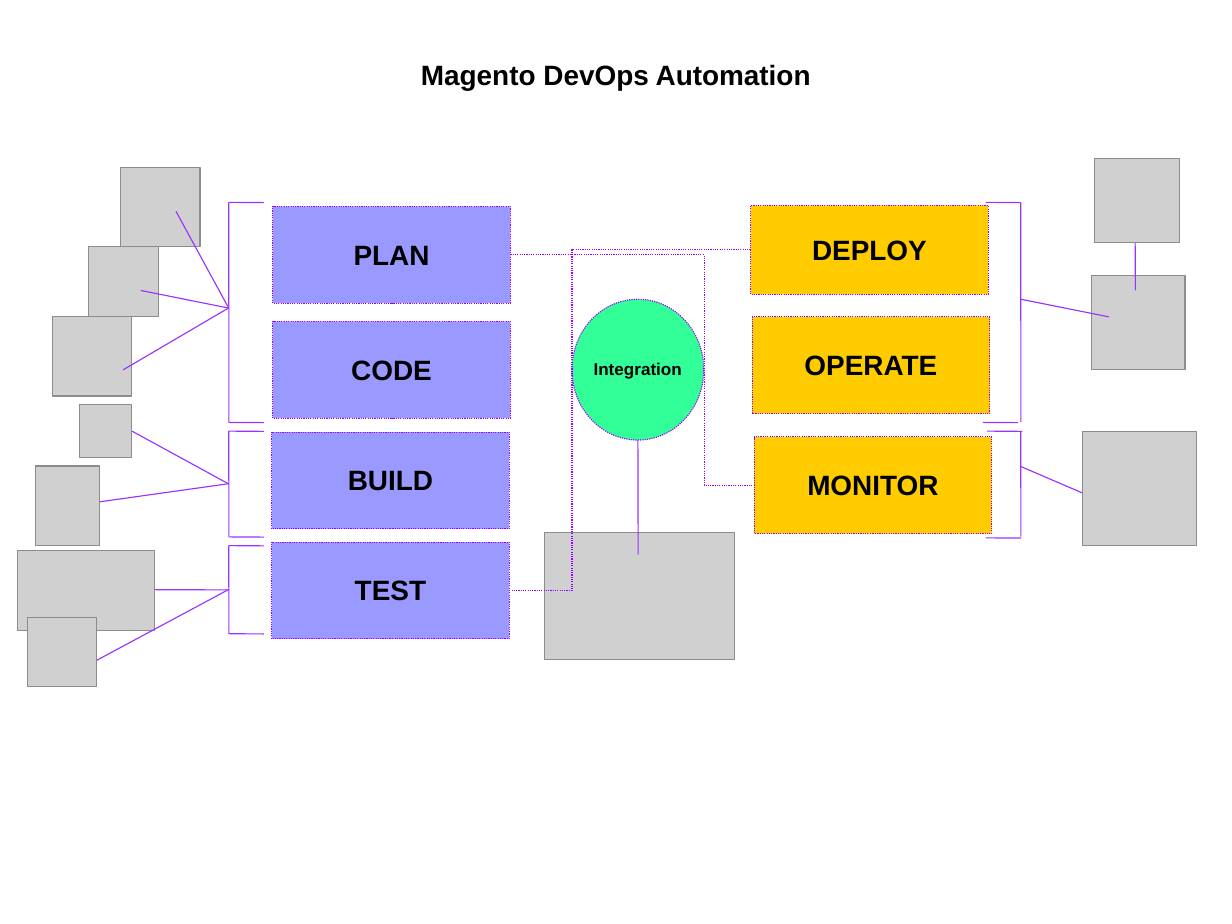
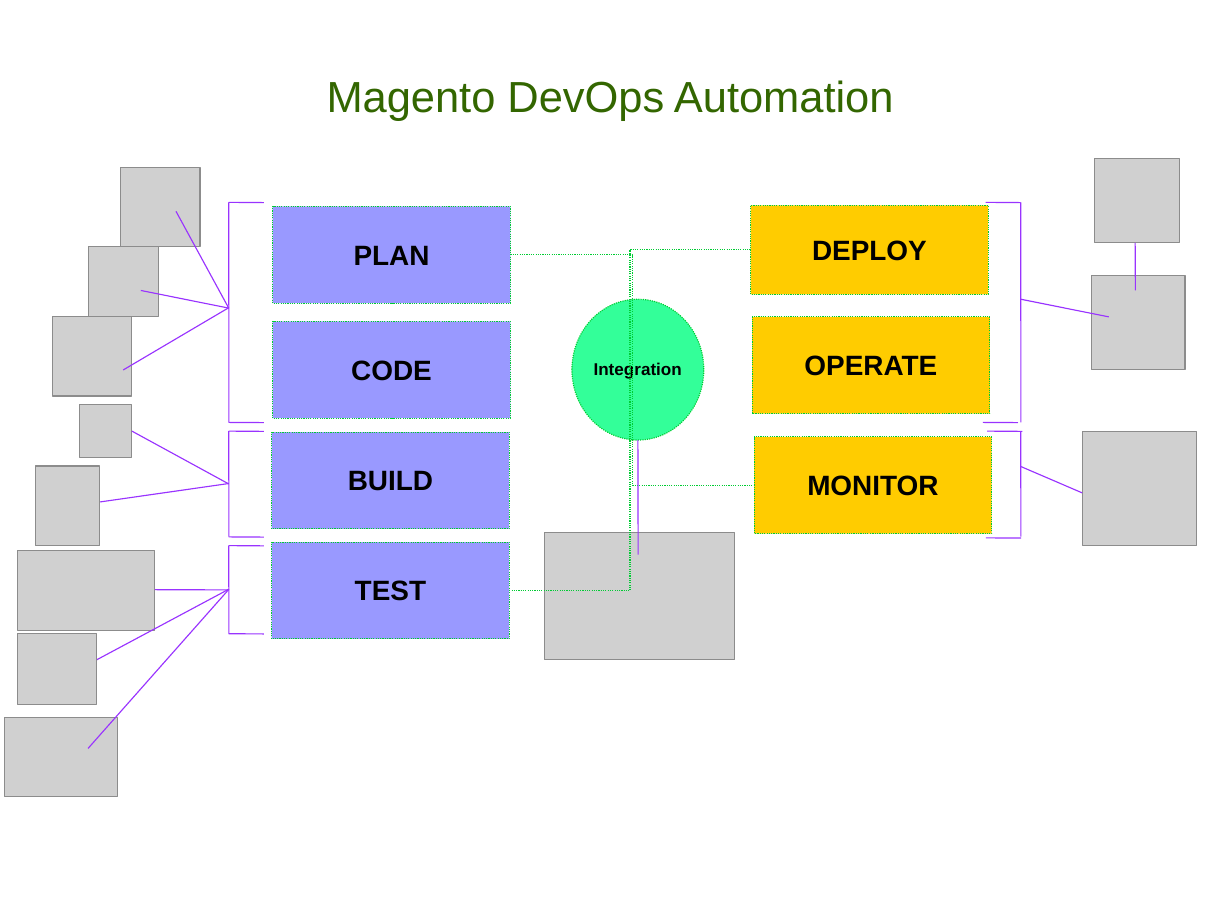
Before and after one commit to akkarthick/-Ecomdomain, a slide deck: slide 1 of Magento_DevOps_PP.ppt. Drawn at 1232x924 pixels with LibreOffice and Linux fonts; fonts in the diff are those of the drawing; grey boxes stand for pictures. Boxes give left, top, right and bottom in pixels: in the first picture for what was removed or moved away, otherwise in the second. Text is boxed around its words. In the diff, an @@ line names an element or a change of style, - is before the commit and + after.

```diff
--- a/Magento_DevOps_PP.ppt
+++ b/Magento_DevOps_PP.ppt
@@ text "Magento DevOps Automation": place and size @@
-text "Magento DevOps Automation" at [421, 64, 811, 90]
+text "Magento DevOps Automation" at [327, 80, 894, 121]
@@ text "Magento DevOps Automation" at [327, 80, 894, 121]: size 18 to 28 pt, text colour #000000 to #336600, bold off; vertical alignment top to middle @@
@@ elbow line (510, 591) - (751, 250): stroke #9900FF 0.74 pt dashed to #00CC33 0.74 pt dashed; route changed @@
@@ elbow line (511, 255) - (755, 485): stroke #9900FF 0.74 pt dashed to #00CC33 0.74 pt dashed; route changed @@
@@ outline #9900FF 0.74 pt dashed to #00CC33 0.74 pt dashed in 8 elements at [273, 207, 511, 304], [273, 322, 511, 419], [272, 433, 510, 530], [272, 542, 510, 639], [751, 206, 989, 295], [752, 318, 991, 415], [755, 437, 993, 534], [572, 300, 704, 440] @@
@@ line moved from (97, 661) - (229, 589) to (79, 670) - (229, 589) @@
@@ line added from (88, 749) to (229, 589), #9933FF 0.74 pt @@
@@ picture: place and size @@
-picture at [28, 617, 97, 686]
+picture at [18, 634, 97, 704]
@@ picture added at [4, 718, 117, 797] @@
```
Also in this commit, not shown: 5 slides added.
